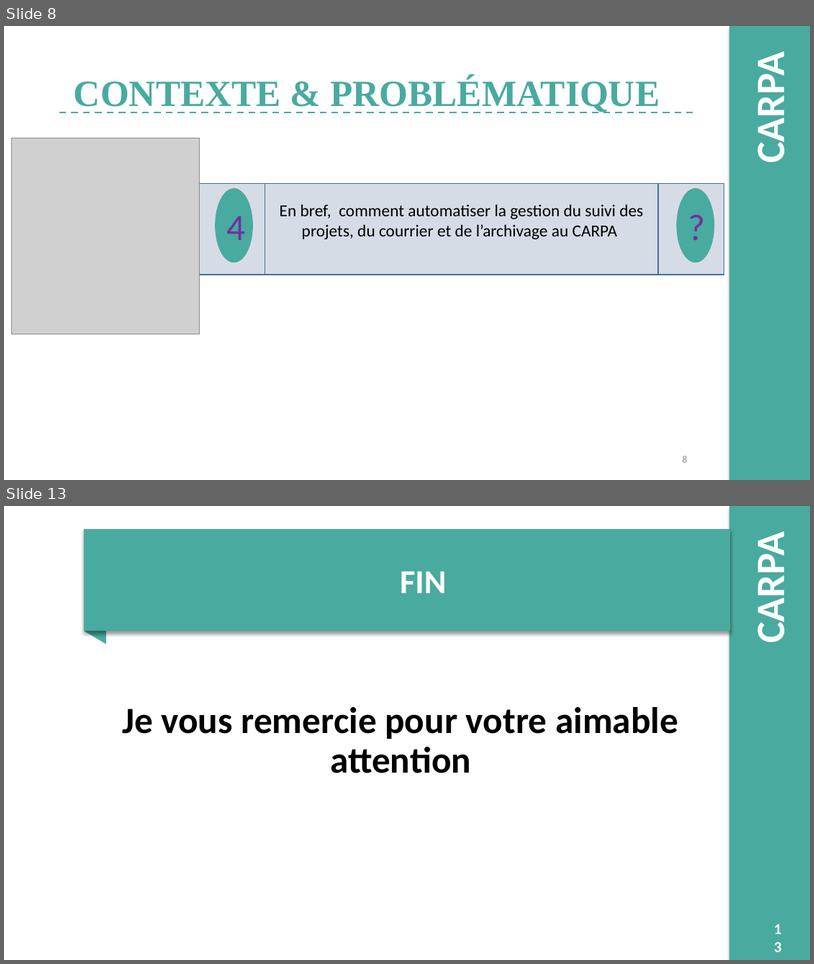
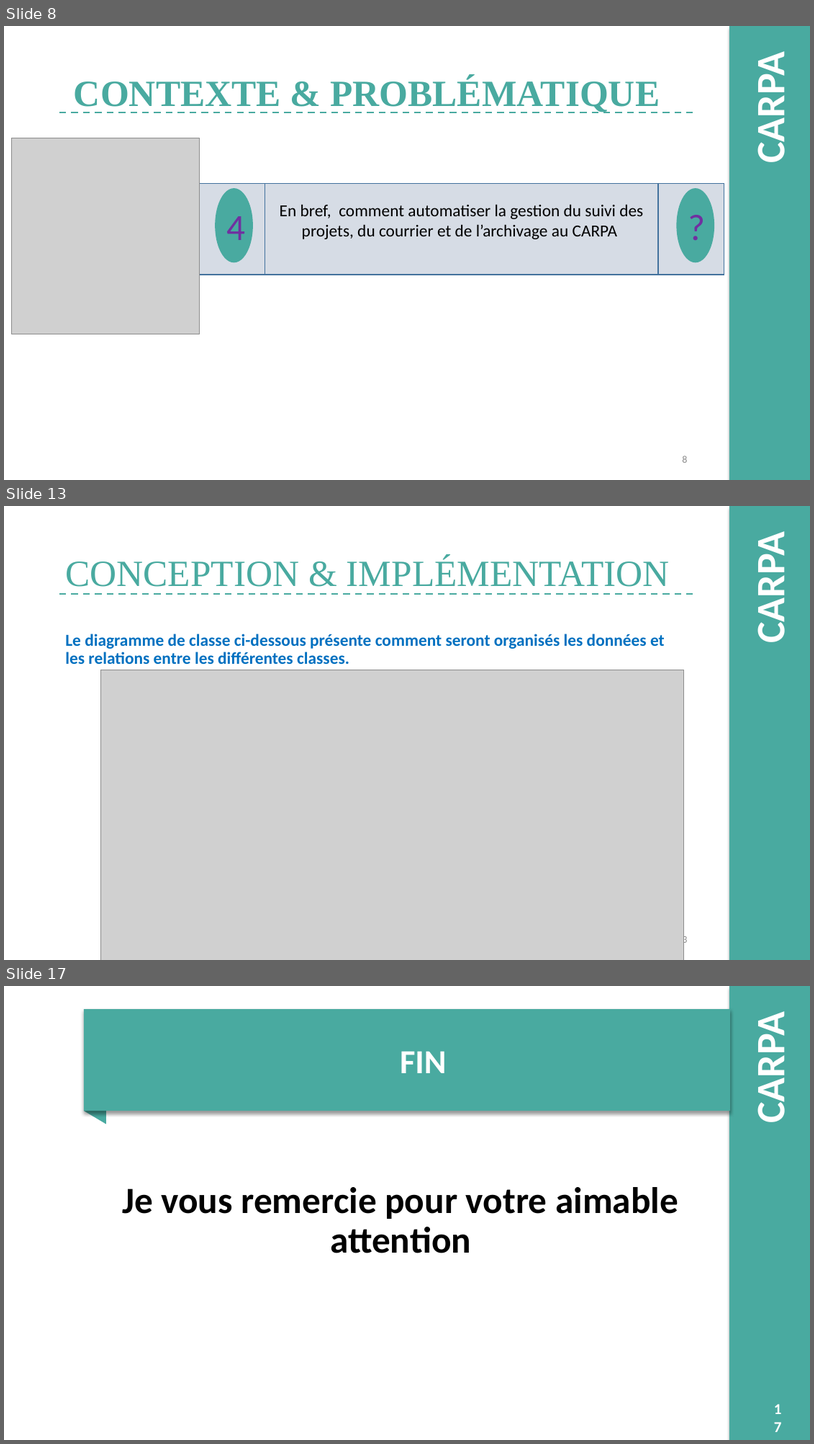
Before and after one commit to django123/memoire-M2, a slide deck: presentation.pptm. Shown one above the other, each under a label of ours: slides 8 and 13 before the commit, slides 8, 13 and 17 after it; the slides between them are not shown. The pictures are 814x964 and 814x1444 pixels, drawn with LibreOffice and Linux fonts; fonts in the diff are those of the drawing; grey boxes stand for pictures; background and template pictures are left out. Boxes give left, top, right and bottom in pixels: in the first picture for what was removed or moved away, otherwise in the second. Text is boxed around its words. In the diff, an @@ line names an element or a change of style, - is before the commit and + after.

```diff
--- a/presentation.pptm
+++ b/presentation.pptm
@@ slide 13 added at [4,506,810,960], background picture (left out); not listed: 2 template elements that a slide beside it also shows @@
@@ title added at [65,556,670,587], 44 pt, text #49AAA0 @@
+CONCEPTION & IMPLÉMENTATION
@@ line added from (59, 594) to (694, 594), #49AAA0 2 pt dashed @@
@@ text added at [65,633,665,664], 20 pt, text #0070C0, bold @@
+Le diagramme de classe ci-dessous présente comment seront organisés les données et les relations entre les différentes classes.
@@ picture added at [100,670,684,960] @@
@@ page number added at [677,934,687,945], 12 pt, text #8C8C8C @@
+13
@@ what was slide 13 is now slide 17 @@
```
Also in this commit, not shown: 5 slides changed, 6 other slides added, 3 slides removed, 1 other file.
